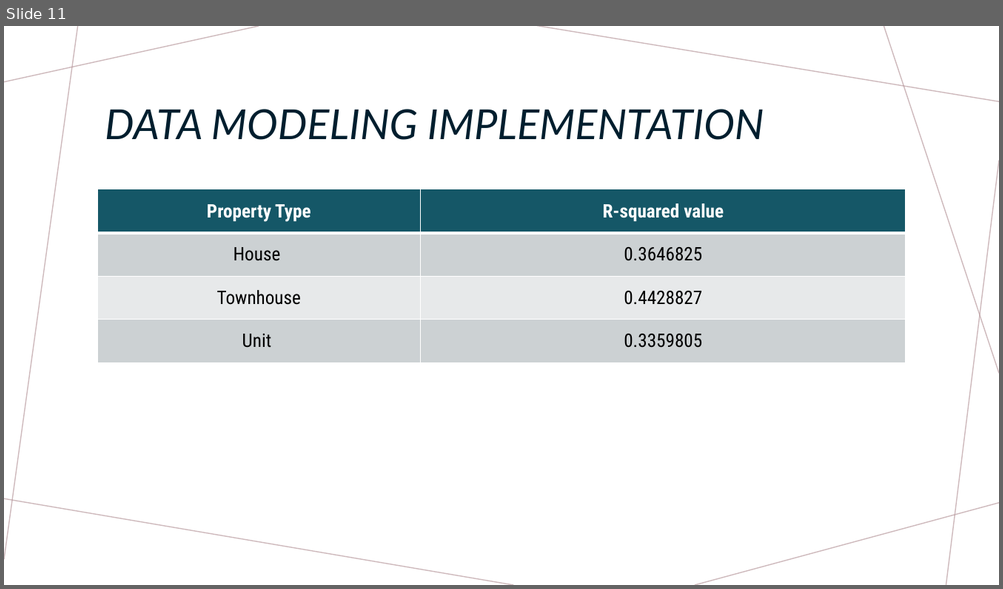
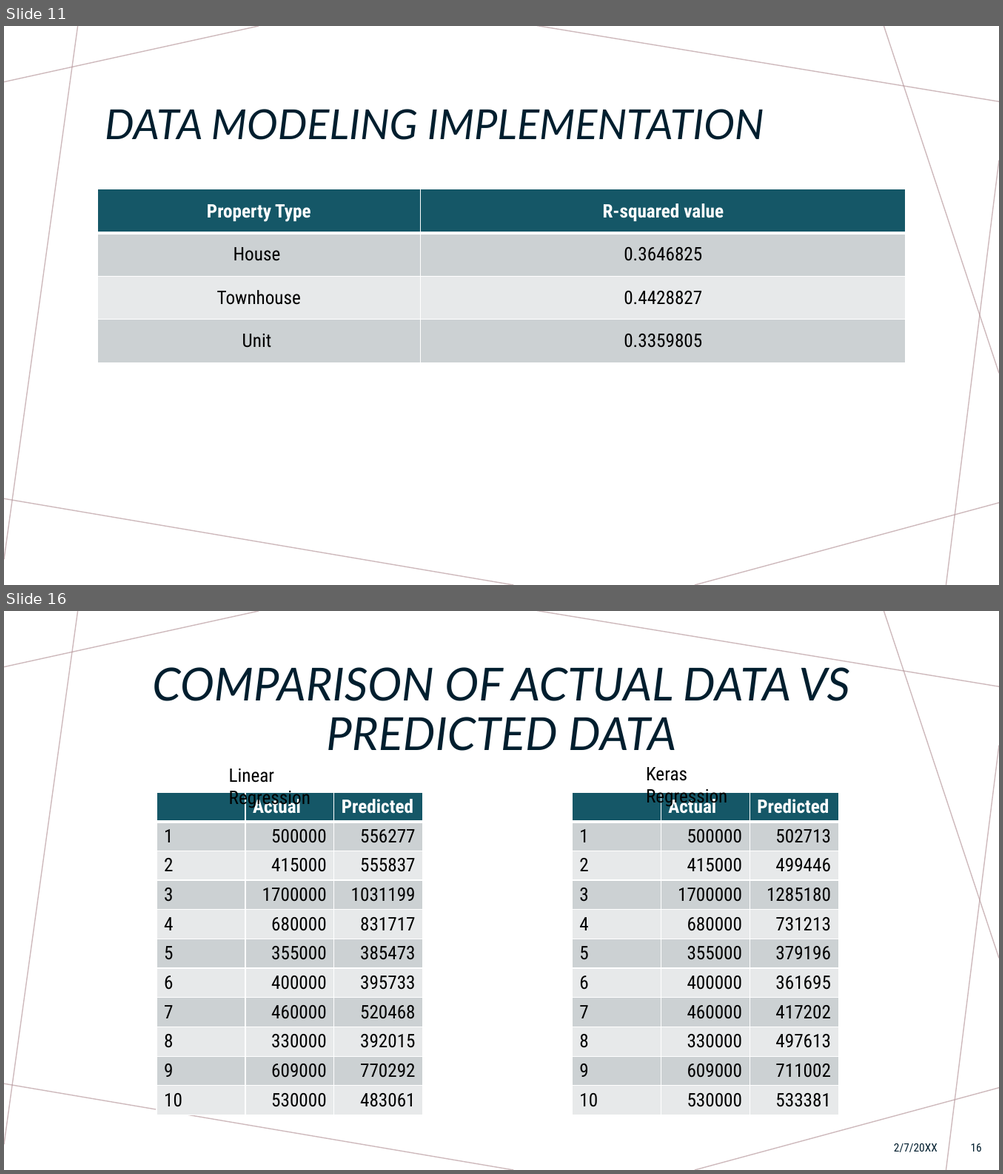
Before and after one commit to Anguyensfg/project-4, a slide deck: Project 4.pptx. Shown one above the other, each under a label of ours: slide 11 before the commit, slides 11 and 16 after it; the slides between them are not shown. The pictures are 1003x589 and 1003x1174 pixels, drawn with LibreOffice and Linux fonts; fonts in the diff are those of the drawing. Boxes give left, top, right and bottom in pixels: in the first picture for what was removed or moved away, otherwise in the second. Text is boxed around its words. In the diff, an @@ line names an element or a change of style, - is before the commit and + after.

```diff
--- a/Project 4.pptx
+++ b/Project 4.pptx
@@ slide 16 added at (4,611,999,1170), background #FFFFFF; not listed: 7 template elements that a slide beside it also shows @@
@@ title added at (152,661,850,751), 44 pt, text #001E2E, italic @@
+COMPARISON OF ACTUAL DATA VS PREDICTED DATA
@@ text added at (229,769,310,809), 18 pt, text #000000 @@
+Linear Regression
@@ text added at (646,767,727,808), 18 pt, text #000000 @@
+Keras Regression
@@ table added at (156,792,423,1121), 11 rows, 3 columns @@
+ | Actual | Predicted
+1 | 500000 | 556277
+2 | 415000 | 555837
+3 | 1700000 | 1031199
+4 | 680000 | 831717
+5 | 355000 | 385473
+6 | 400000 | 395733
+7 | 460000 | 520468
+8 | 330000 | 392015
+9 | 609000 | 770292
+10 | 530000 | 483061
@@ table added at (572,792,838,1121), 11 rows, 3 columns @@
+ | Actual | Predicted
+1 | 500000 | 502713
+2 | 415000 | 499446
+3 | 1700000 | 1285180
+4 | 680000 | 731213
+5 | 355000 | 379196
+6 | 400000 | 361695
+7 | 460000 | 417202
+8 | 330000 | 497613
+9 | 609000 | 711002
+10 | 530000 | 533381
@@ text added at (893,1144,937,1153), 11 pt, text #001E2E @@
+2/7/20XX
@@ page number added at (970,1144,982,1152), 11 pt, text #001E2E @@
+16
```
Also in this commit, not shown: 4 other slides added, 2 other files.
